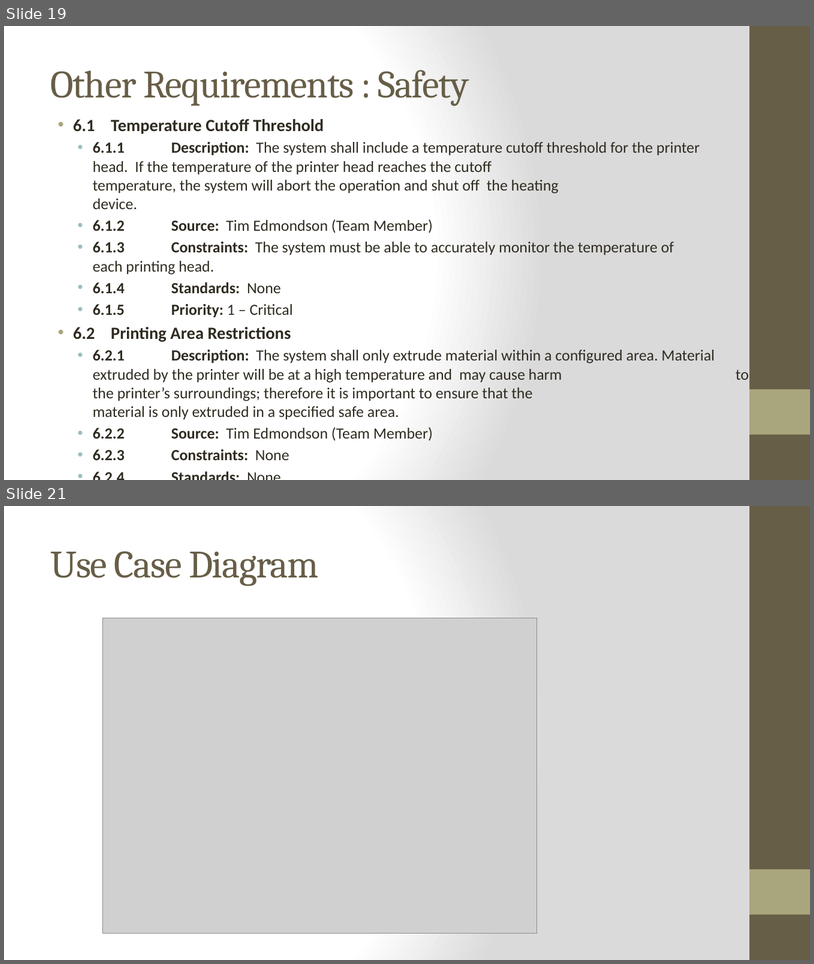
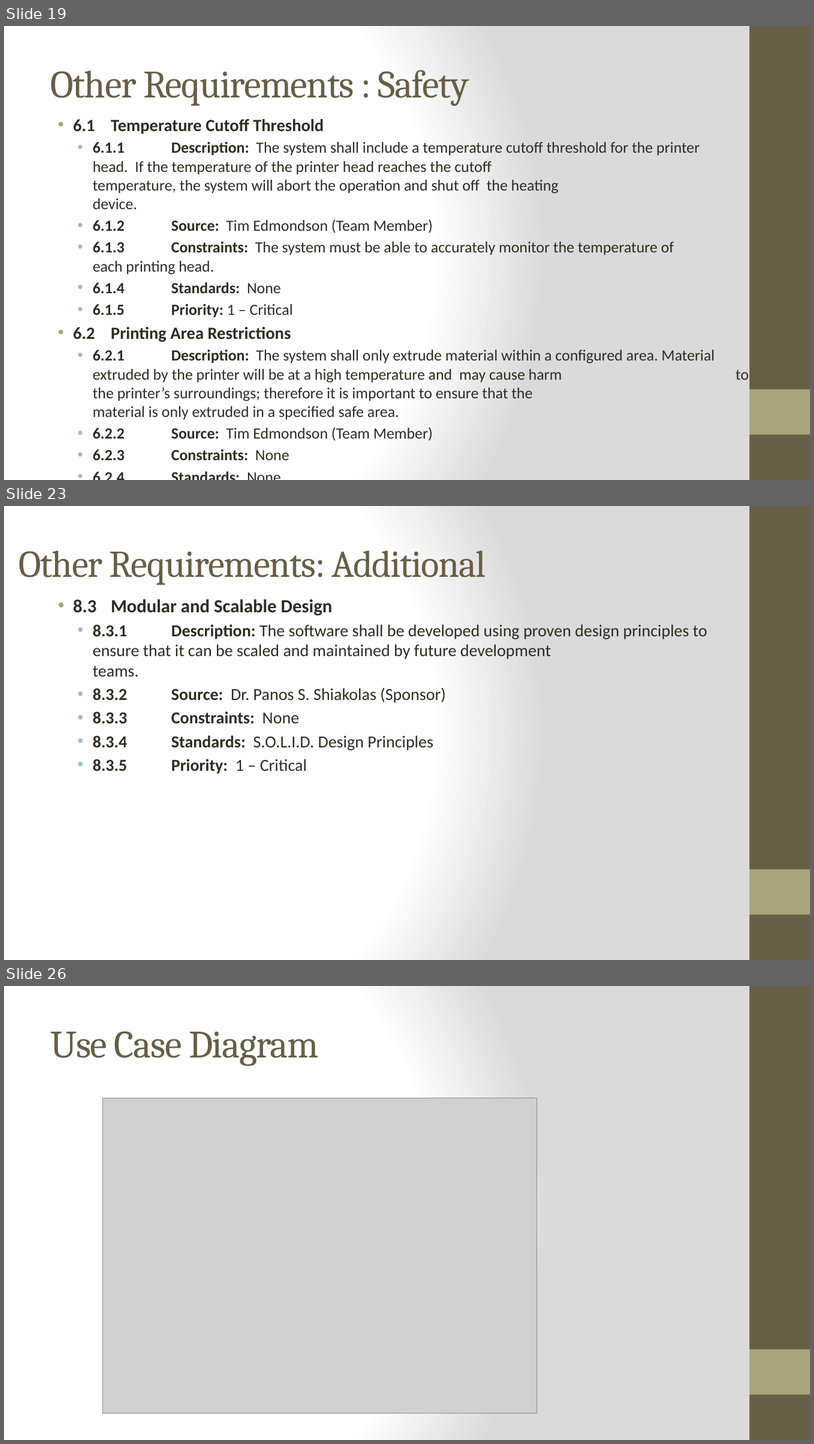
Before and after one commit to qpHalcy0n/SRDesign, a slide deck: SRS Presentation/SRS Presentation.pptx. Shown one above the other, each under a label of ours: slides 19 and 21 before the commit, slides 19, 23 and 26 after it; the slides between them are not shown. The pictures are 814x964 and 814x1444 pixels, drawn with LibreOffice and Linux fonts; fonts in the diff are those of the drawing; grey boxes stand for pictures. Boxes give left, top, right and bottom in pixels: in the first picture for what was removed or moved away, otherwise in the second. Text is boxed around its words. In the diff, an @@ line names an element or a change of style, - is before the commit and + after.

```diff
--- a/SRS Presentation/SRS Presentation.pptx
+++ b/SRS Presentation/SRS Presentation.pptx
@@ slide 23 added at (4,506,810,960), background gradient #FFFFFF to #DADADA; not listed: 2 template elements that a slide beside it also shows @@
@@ title added at (18,550,486,585), 45 pt, text #675E47 @@
+Other Requirements: Additional
@@ text added at (73,599,708,774), 20 pt, text #2F2B20 @@
+• 8.3 Modular and Scalable Design
+  • 8.3.1 Description: The software shall be developed using proven design principles to ensure that it can be scaled and maintained by future development teams.
+  • 8.3.2 Source: Dr. Panos S. Shiakolas (Sponsor)
+  • 8.3.3 Constraints: None
+  • 8.3.4 Standards: S.O.L.I.D. Design Principles
+  • 8.3.5 Priority: 1 – Critical
@@ what was slide 21 is now slide 26 @@
```
Also in this commit, not shown: 1 slide changed, 4 other slides added.
